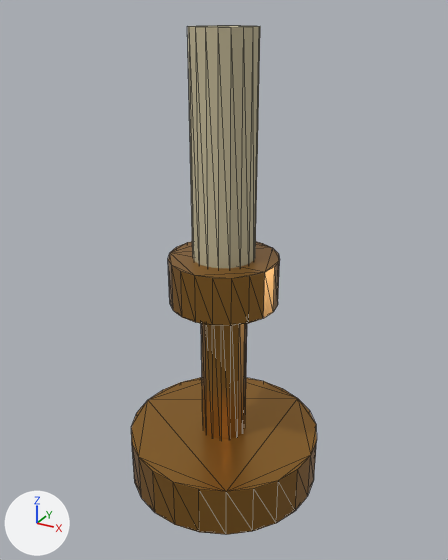
The glTF model public/assets/models/props/lawson-house/brass-candlestick.glb as it was, and as the next commit left it.
Before and after are seen from a 50 mm lens placed at (0.4, -0.727, 0.702), pointed at (0.0, -0.001, 0.338). The lights are fixed; the arrows at lower left show +X, +Y and +Z. The first picture is the older version. Mesh edges are drawn as thin lines. Where no turn or scale is listed for an object, it has been applied to the vertices.

Objects in the first picture: 'Candle', 'CandlestickCup', 'CandlestickFoot', 'CandlestickStem'.
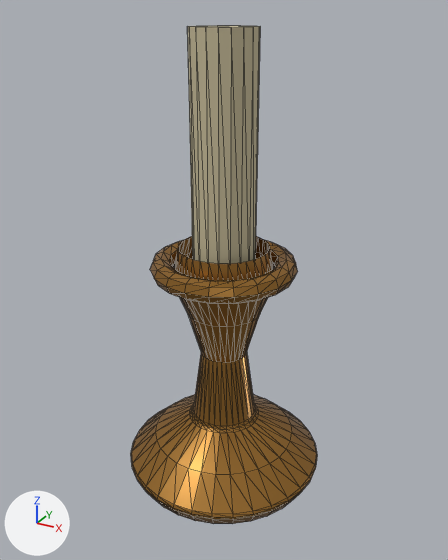
Where the newer file only moved an object's origin or applied its transform, the numbers keep the older frame.

The change, as a diff of the scene's bpy script:
```diff
--- a/public/assets/models/props/lawson-house/brass-candlestick.glb.py
+++ b/public/assets/models/props/lawson-house/brass-candlestick.glb.py
@@ me_torus @@
+me_torus.from_pydata(...)  # a torus around z (ring radius 0.09, tube radius 0.016) spanning x -0.106..0.106, y -0.106..0.106, z -0.016..0.016
+me_torus.materials.append(mat_brass)  # brown #a57635
@@ me_candlestickturnedbrass @@
+me_candlestickturnedbrass.from_pydata(...)  # 448 vertices, 832 faces; spans x -0.153..0.153, y -0.153..0.153, z -0.19..0.19
+me_candlestickturnedbrass.materials.append(mat_brass)  # brown #a57635
@@ ob_candlestickfoot @@
-ob_candlestickfoot = bpy.data.objects.new('CandlestickFoot', me_cylinder)
-ob_candlestickfoot.location = (0.0, 0.0, 0.04)
@@ ob_candlestickstem @@
-ob_candlestickstem = bpy.data.objects.new('CandlestickStem', me_cylinder_001)
-ob_candlestickstem.location = (0.0, 0.0, 0.19)
@@ ob_candlestickcup @@
-ob_candlestickcup = bpy.data.objects.new('CandlestickCup', me_cylinder_002)
-ob_candlestickcup.location = (0.0, 0.0, 0.34)
@@ ob_candlestickdrippan @@
+ob_candlestickdrippan = bpy.data.objects.new('CandlestickDripPan', me_torus)
+ob_candlestickdrippan.location = (0.0, 0.0, 0.36)
@@ ob_candlestickturnedbrass @@
+ob_candlestickturnedbrass = bpy.data.objects.new('CandlestickTurnedBrass', me_candlestickturnedbrass)
+ob_candlestickturnedbrass.location = (0.0, 0.0, 0.2)
```

Location of each change, (x1, y1, x2, y2) in pixels of the pictures (448 x 560 px):
'CandlestickTurnedBrass', added (brown)
    after: (131, 236, 317, 524)
'CandlestickFoot', deleted (brown)
    before: (131, 377, 317, 534)
'CandlestickCup', deleted (brown)
    before: (168, 241, 280, 326)
'CandlestickStem', deleted (brown)
    before: (201, 323, 247, 439)
'CandlestickDripPan', added (brown)
    after: (150, 240, 298, 304)
